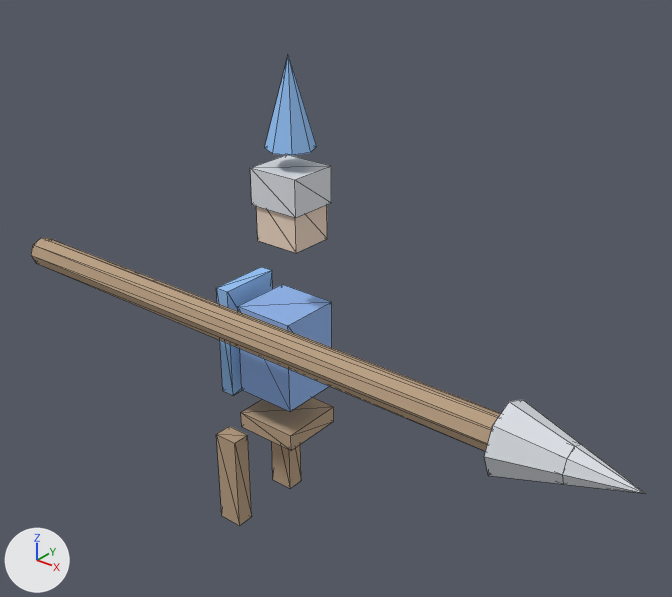
A saved change to the glTF model assets/models/vanguard/vanguard_lancer.glb.
Rendered twice from a 50 mm camera at (47.5, -51.4, 60.0) aimed at (5.7, 0.9, 27.6). Every picture has the same lights, and +X, +Y and +Z are marked at lower left. The older version comes first. Mesh edges are drawn as thin lines. Vertices at exactly the same position are counted once.

Objects in the first picture: 'vanguard_lancer'.
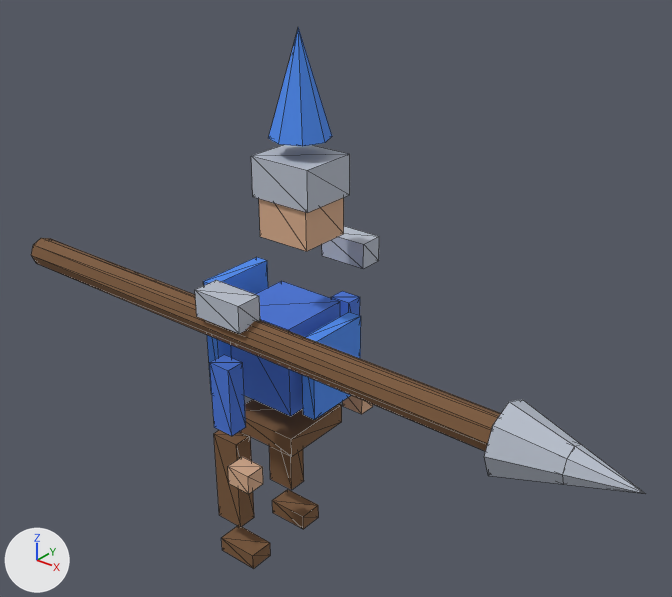
Where the change shows, as pixel boxes [x1, y1, x2, y2] in the pictures (672 x 597 px):
'vanguard_lancer', reshaped (15% taller): before [31, 54, 646, 526]; after [31, 27, 646, 569]
part 1 of me_cube, added (brown): after [214, 430, 254, 527]
part 2 of me_cube, added (brown): after [269, 446, 304, 490]
part 3 of me_cube, added (brown): after [221, 526, 271, 569]
part 4 of me_cube, added (brown): after [272, 489, 319, 529]
part 5 of me_cube, added (blue): after [231, 281, 340, 416]
part 6 of me_cube, added (blue): after [302, 312, 361, 420]
part 7 of me_cube, added (brown): after [240, 399, 342, 457]
part 8 of me_cube, added: after [195, 280, 260, 334]
part 9 of me_cube, added: after [322, 226, 379, 269]
part 10 of me_cube, added (blue): after [210, 354, 246, 436]
part 11 of me_cube, added (beige): after [228, 457, 263, 494]
part 12 of me_cube, added (blue): after [331, 291, 360, 316]
part 13 of me_cube, added: after [343, 395, 373, 414]
part 14 of me_cube, added (beige): after [259, 197, 344, 251]
part 15 of me_cube, added: after [251, 145, 350, 213]
part 16 of me_cube, added (blue): after [268, 27, 332, 146]
part 17 of me_cube, added (blue): after [203, 257, 268, 394]
part 18 of me_cube, deleted: before [216, 54, 334, 526]
part 19 of me_cube, recoloured: [31, 238, 646, 494] in both

Edits to the bpy script that builds the scene:
```text
Change me_cube:
    used by ob_vanguard_lancer; location = (0.0, 0.0, 0.0)
    remove me_cube.from_pydata(...)  # 90 vertices, 140 faces; spans x -22.0..34.5, y -9.6..4.3, z 4.5..46.5
    add me_cube.from_pydata(...)  # 162 vertices, 248 faces; spans x -22.0..34.5, y -9.6..8.6, z 0.8..48.5
    me_cube part 1: a new loose piece, a box spanning x -3.9..-1.1, y -4.4..-2.6, z 4.5..13.5, in mat_main
    me_cube part 2: a new loose piece, a box spanning x -3.9..-1.1, y 2.6..4.4, z 4.5..13.5, in mat_main
    me_cube part 3: a new loose piece, a box spanning x -3.5..0.5, y -4.7..-2.3, z 0.8..2.2, in mat_main
    me_cube part 4: a new loose piece, a box spanning x -3.5..0.5, y 2.3..4.7, z 0.8..2.2, in mat_main
    me_cube part 5: a new loose piece, a box spanning x -2.2..4.2, y -3.2..3.2, z 18.0..26.0, in mat_main
    me_cube part 6: a new loose piece, a box spanning x 5.4..6.6, y -3.0..3.0, z 18.5..25.5, in mat_main
    me_cube part 7: a new loose piece, a box spanning x -2.4..4.4, y -3.4..3.4, z 14.1..15.9, in mat_main
    me_cube part 8: a new loose piece, a box spanning x -0.2..4.2, y -8.6..-6.4, z 27.9..30.1, in mat_main
    me_cube part 9: a new loose piece, a box spanning x -0.2..4.2, y 6.4..8.6, z 27.9..30.1, in mat_main
    me_cube part 10: a new loose piece, a box spanning x 0.5..2.5, y -8.3..-6.7, z 18.0..24.0, in mat_main
    me_cube part 11: a new loose piece, a box spanning x 1.9..4.1, y -8.4..-6.7, z 13.1..14.9, in mat_main
    me_cube part 12: a new loose piece, a box spanning x 0.5..2.5, y 6.7..8.3, z 18.0..24.0, in mat_main
    me_cube part 13: a new loose piece, a box spanning x 1.9..4.1, y 6.7..8.4, z 13.1..14.9, in mat_main
    me_cube part 14: a new loose piece, a box spanning x 0.6..5.4, y -2.2..2.2, z 32.6..37.4, in mat_main
    me_cube part 15: a new loose piece, a box spanning x 0.2..5.8, y -2.5..2.5, z 35.9..39.1, in mat_main
    me_cube part 16: a new loose piece, an 8-sided cone pointing to +z spanning x 0.6..5.4, y -2.4..2.4, z 40.5..48.5, in mat_main
    me_cube part 17: a new loose piece, a box spanning x -5.1..-3.9, y -3.2..3.2, z 16.5..27.5, in mat_main
    me_cube part 18: 8 loose pieces with 65 vertices, spanning x -4.1..4.2, y -4.3..4.3, z 4.5..46.5, are deleted
    me_cube part 19: 42 kept faces spanning x -22.0..34.5, y -9.6..-4.4, z 24.4..29.6 get new vertex colours
```
